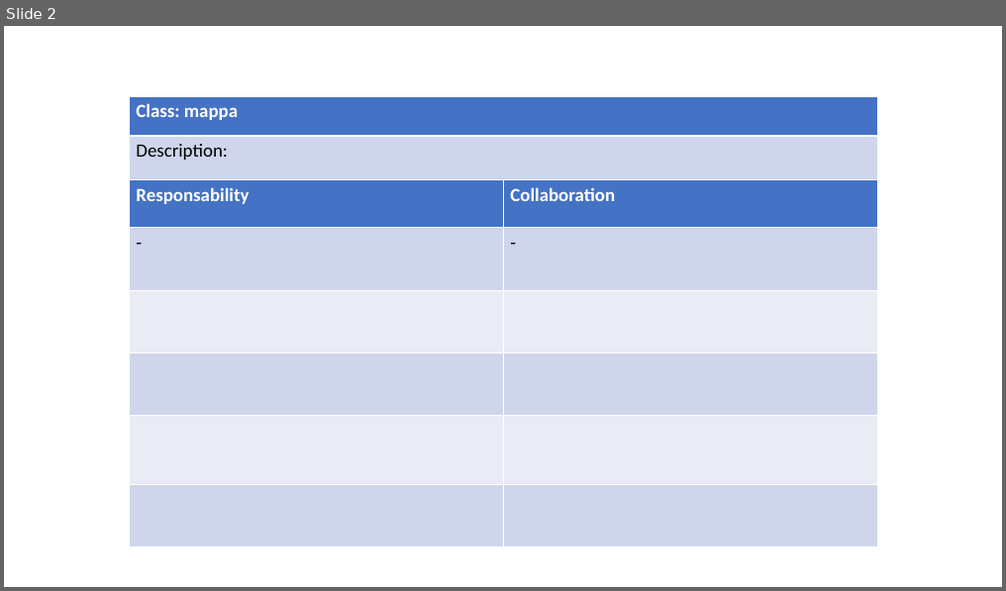
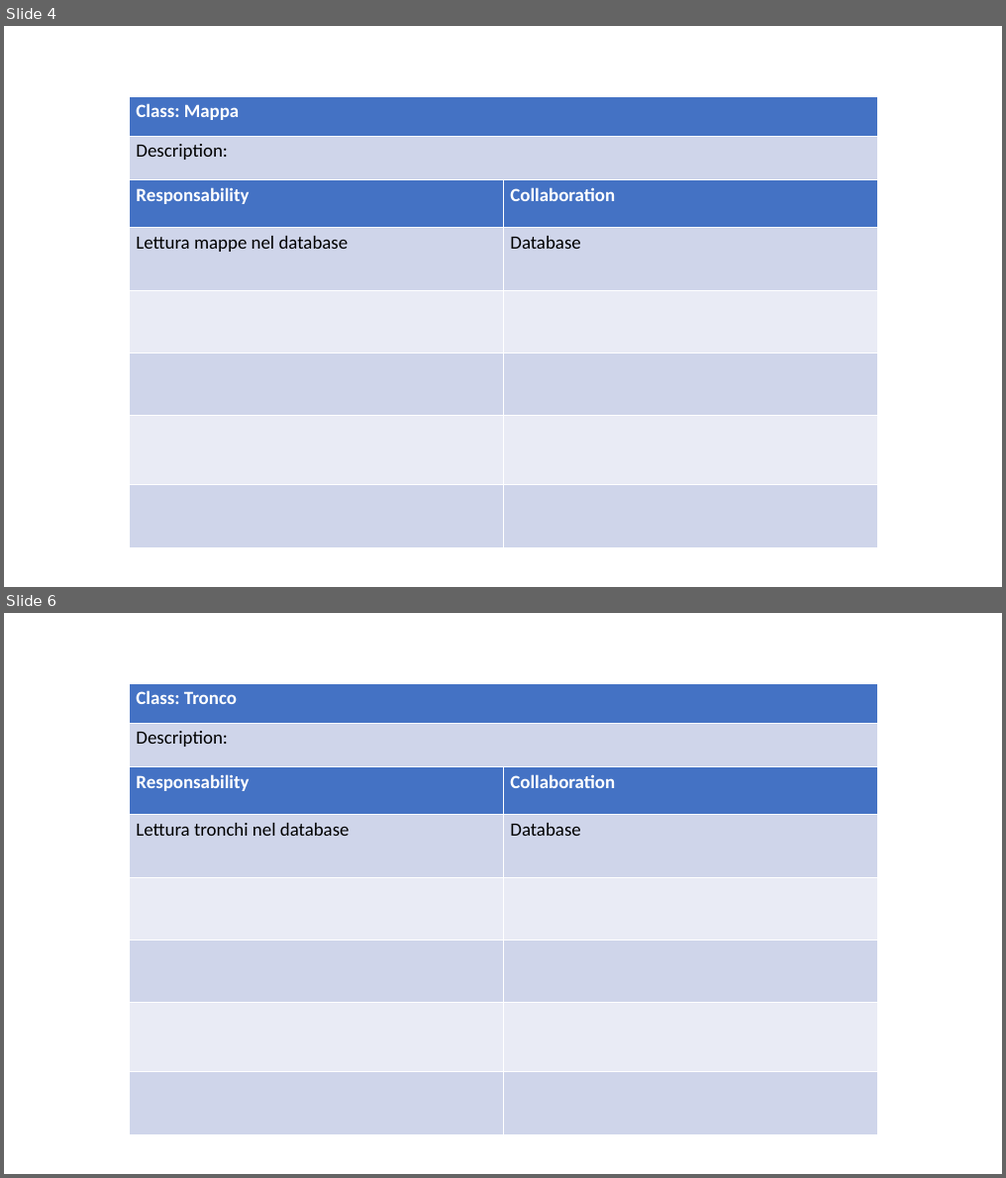
Before and after one commit to ecorradini/ProgettoIDS, a slide deck: AnalisiRequisiti/CRC/UT3/UT3.ppt. Shown one above the other, each under a label of ours: slide 2 before the commit, slides 4 and 6 after it; the slides between them are not shown. The pictures are 1006x591 and 1006x1178 pixels, drawn with LibreOffice and Linux fonts; fonts in the diff are those of the drawing. Boxes give left, top, right and bottom in pixels: in the first picture for what was removed or moved away, otherwise in the second. Text is boxed around its words. In the diff, an @@ line names an element or a change of style, - is before the commit and + after.

```diff
--- a/AnalisiRequisiti/CRC/UT3/UT3.ppt
+++ b/AnalisiRequisiti/CRC/UT3/UT3.ppt
@@ slide 6 added at <box>4,613,1002,1174</box>, background #FFFFFF @@
@@ table added at <box>129,683,877,767</box>, 2 rows, 1 columns @@
+Class: Tronco
+Description:
@@ table added at <box>129,766,877,1134</box>, 6 rows, 2 columns @@
+Responsability | Collaboration
+Lettura tronchi nel database | Database
+ | 
+ | 
+ | 
+ | 
@@ what was slide 2 is now slide 4 @@
@@ slide 4 changed as well @@
@@ table at <box>129,96,877,180</box> @@
-row 1, column 1: Class: mappa
+row 1, column 1: Class: Mappa
@@ line spacing 1 to 0.98 @@
@@ borders changed @@
@@ table at <box>129,179,877,547</box> @@
-row 2, column 1: -
+row 2, column 1: Lettura mappe nel database
-row 2, column 2: -
+row 2, column 2: Database
@@ line spacing 1 to 0.98 @@
@@ borders changed @@
```
Also in this commit, not shown: 3 other slides changed, 5 other slides added, 3 slides removed.
